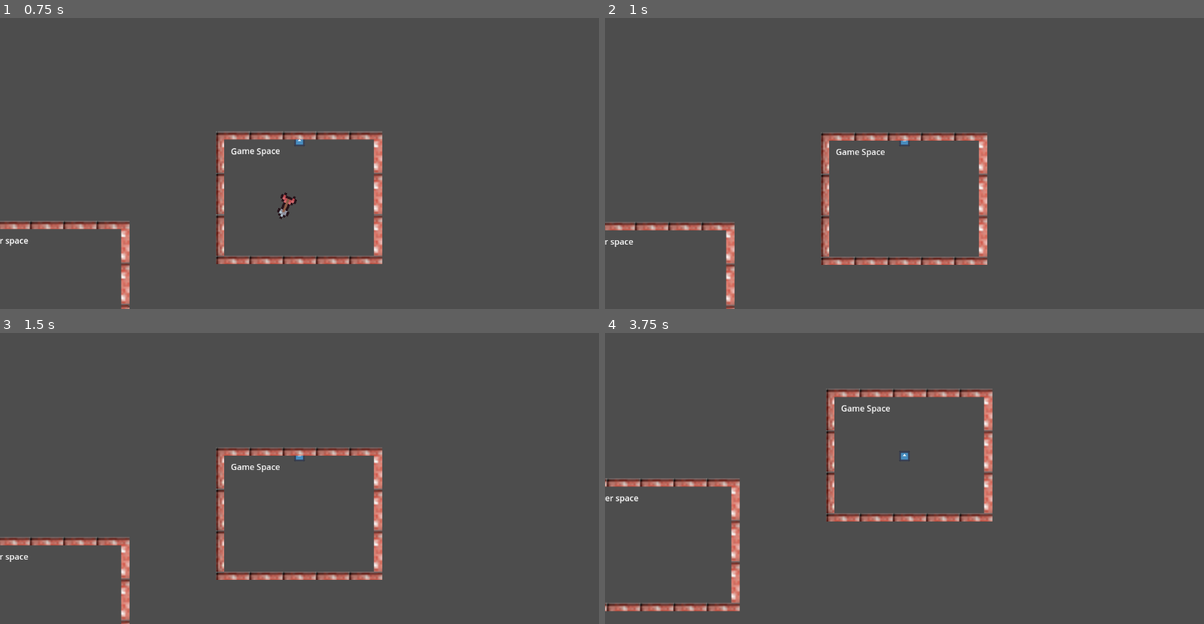
Above: before the commit, frames 1-4 (two rows, left to right).
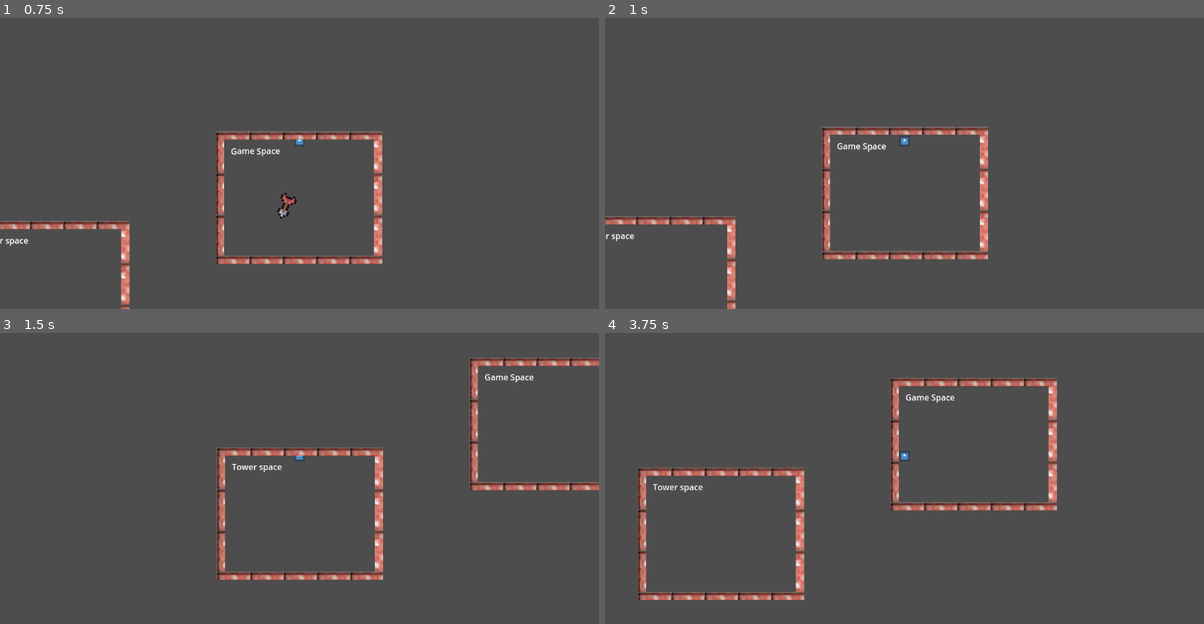
Above: after the commit, the same moments.

Repository: aidan-wolfson/WizardShooterProject
Game: Godot game, scene res://world/world.tscn
Two runs of this game, one before a commit and one after it. Both use one fixed random seed, a clock stepped at 60 frames per second and the inputs below. The engine's default icon, where the game draws it, is replaced by a stand-in: a white triangle on a blue panel in a dark square.
Inputs (mouse positions are in pixels of both pictures, inside the frame that each line leads up to):
- Up to frame 1 (0.75 s): tap Enter at 0.5 s; move the mouse to (269, 207) at 0.52 s; hold W (move_up) from 0.53 s (still down); click (269, 207) at 0.6 s
- Up to frame 2 (1 s): keep holding W (move_up)
- Up to frame 3 (1.5 s): keep holding W (move_up); move the mouse to (479, 507) at 1.27 s; click (479, 507) at 1.35 s
- Up to frame 4 (3.75 s): move the mouse to (724, 405) at 2.02 s; release W (move_up) at 2.03 s; hold A (move_left) 2.03-3.53 s; click (724, 405) at 2.1 s; tap Space at 2.75 s; move the mouse to (934, 455) at 2.77 s; click (934, 455) at 2.85 s; tap Enter at 3.5 s; move the mouse to (814, 370) at 3.52 s; hold S (move_down) from 3.53 s (still down); click (814, 370) at 3.6 s

Frame 1 is identical in both runs. In frame 2, 5.1% of the frame differs, in the area x 0-64%, y 37-100%; in frame 3, 3.9%; in frame 4, 10%, in the area x 0-76%, y 15-96%.

Commit message:
Collision Layer Fix
Changed Layer of Teleporter nodes to scan for the Player node in layer 2

Diff:
--- a/Tower/Teleporter.gd
+++ b/Tower/Teleporter.gd
@@ -4,7 +4,6 @@
 func _on_body_entered(body):
 	#This line finds the player object in the current scene
 	var player = (get_tree().get_root().get_node("PlayerTesting")).find_child("Player", true, true)
-
 	#This block moves the player to the location of the other teleporter, offset a little
 	#The if/elif figures out which scene the teleporter node is in
 	if self.find_parent("Tower_Space"):
--- a/Tower/tower.tscn
+++ b/Tower/tower.tscn
@@ -49,6 +49,7 @@
 polygon = PackedVector2Array(18, -122, -20, -122, -20, -112, -45, -112, -144, -112, -144, 112, 144, 112, 144, -112, 18, -112)
 
 [node name="Teleporter" type="Area2D" parent="TileMap/StaticBody2D"]
+collision_mask = 2
 script = ExtResource("2_1dmra")
 
 [node name="CollisionShape2D" type="CollisionShape2D" parent="TileMap/StaticBody2D/Teleporter"]
--- a/gamemap/gamemap.tscn
+++ b/gamemap/gamemap.tscn
@@ -49,6 +49,7 @@
 polygon = PackedVector2Array(18, -122, -20, -122, -20, -112, -45, -112, -144, -112, -144, 112, 144, 112, 144, -112, 18, -112)
 
 [node name="Teleporter" type="Area2D" parent="TileMap/StaticBody2D"]
+collision_mask = 2
 script = ExtResource("2_30gnf")
 
 [node name="CollisionShape2D" type="CollisionShape2D" parent="TileMap/StaticBody2D/Teleporter"]
